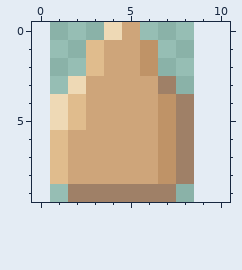
A pixel-art sprite gets an edit: Chicken-Day-Z/Assets/Sprites/UI/Barras de vida/Huevo.png. The picture above is the old version.
The file is 48x60 pixels, drawn in blocks of 6x6; one block is one cell here. The old version is drawn lined up with the new one, on the new canvas.
After:
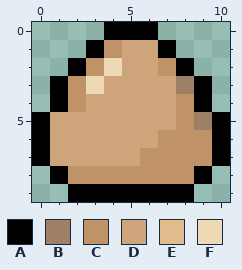
Palette (. is transparent): A #000000  B #9f8067  C #bf9367  D #cea57a  E #e0bc8d  F #eed9b5
What changed:
canvas 8x10 -> 11x10, the old top-left corner now at 1,0
Changed rows in their new state; - is an unchanged pixel.
first column x 0:
 0 ----AAA----
 1 ---AC-DA---
 2 --ACF-DCA--
 3 -ACF---DBA-
 4 -AC----DCA-
 5 ADD----DCBA
 6 AD------CCA
 7 AD----C-CCA
 8 -ACCCCC-CA-
 9 --AAAAAAA--
Boxes around the changes in both pictures, in picture pixels (x1, y1, x2, y2):
changed: (32, 22, 230, 202)
